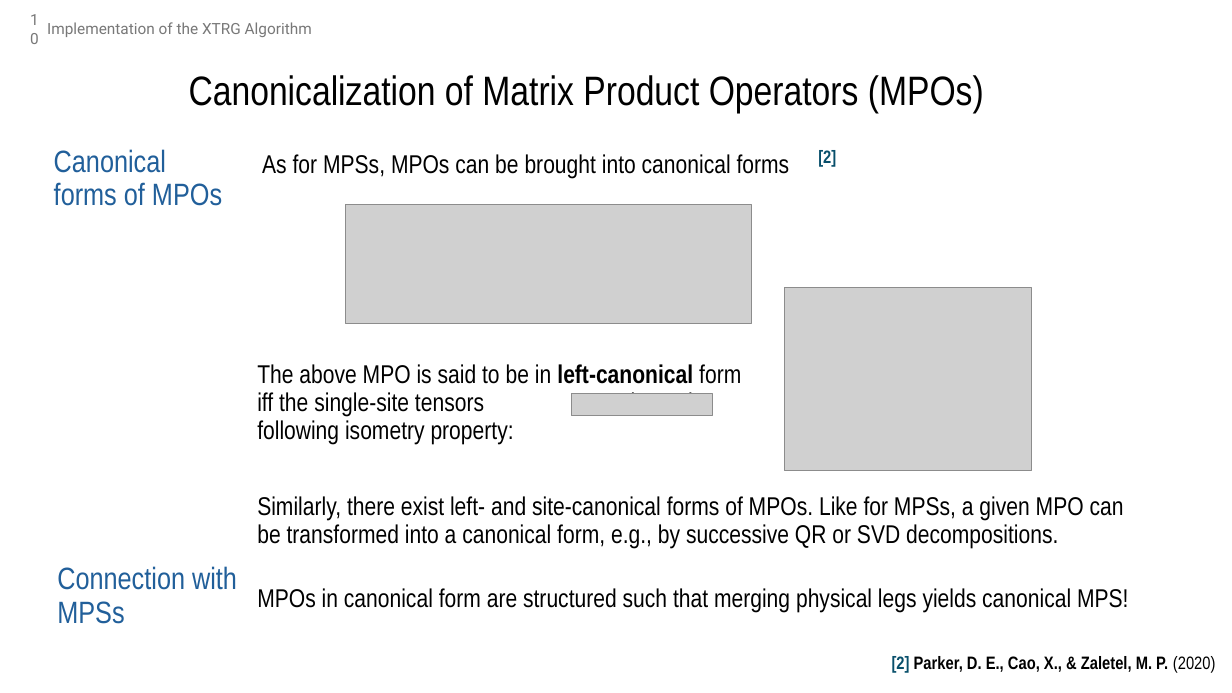
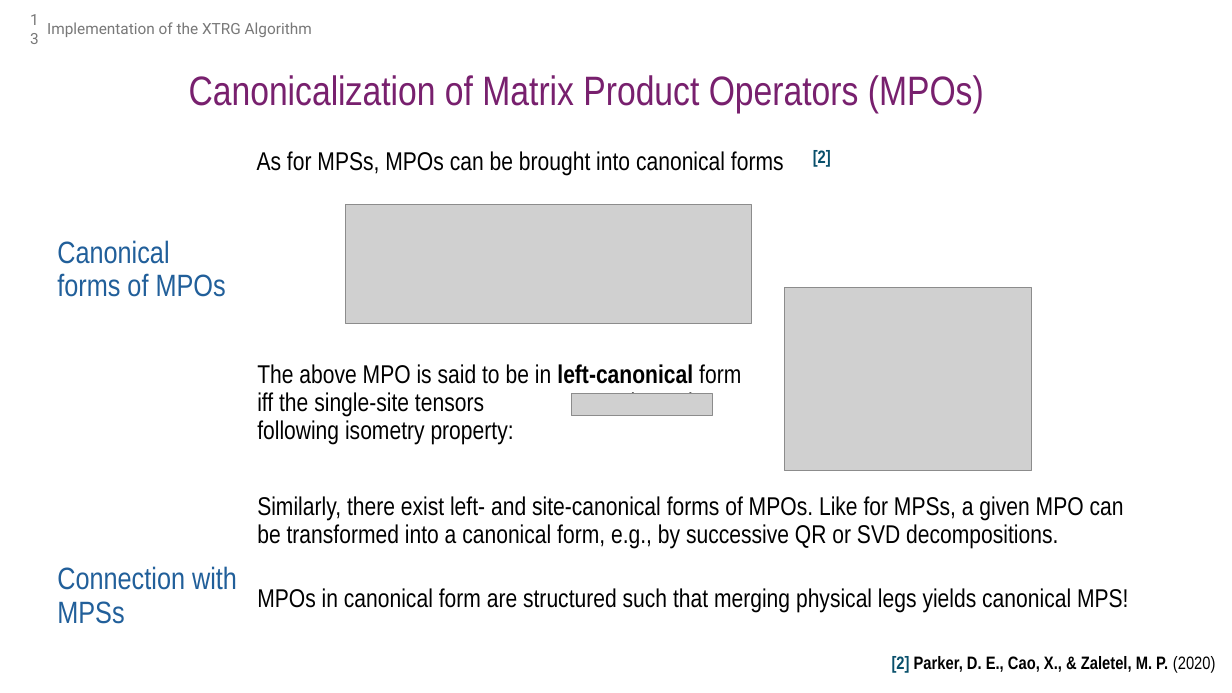
Before and after one commit to MrHighsenberg/XTRG-Algorithm, a slide deck: slide 13 of presentation/Term_Project_XTRG_Presentation.pptx (slide 10 before the commit). Drawn at 1232x693 pixels with LibreOffice and Linux fonts; fonts in the diff are those of the drawing; grey boxes stand for pictures. Boxes give left, top, right and bottom in pixels: in the first picture for what was removed or moved away, otherwise in the second. Text is boxed around its words. In the diff, an @@ line names an element or a change of style, - is before the commit and + after.

```diff
--- a/presentation/Term_Project_XTRG_Presentation.pptx
+++ b/presentation/Term_Project_XTRG_Presentation.pptx
@@ page number at (x1=12, y1=10, x2=48, y2=47): text changed @@
-10
+13
@@ text "Canonicalization of Matrix Product Operators ..." at (x1=189, y1=75, x2=984, y2=113): text colour #000000 to #78206E @@
@@ text "As for MPSs, MPOs can ..." moved from (x1=262, y1=154, x2=790, y2=179) to (x1=257, y1=151, x2=784, y2=176) @@
@@ text "[2]" moved from (x1=818, y1=150, x2=836, y2=167) to (x1=813, y1=150, x2=831, y2=167) @@
@@ text "Canonical forms of MPOs" moved from (x1=54, y1=149, x2=222, y2=206) to (x1=57, y1=240, x2=226, y2=297) @@
```
Also in this commit, not shown: 22 other slides changed, 5 slides added, 2 slides removed, 7 other files.
